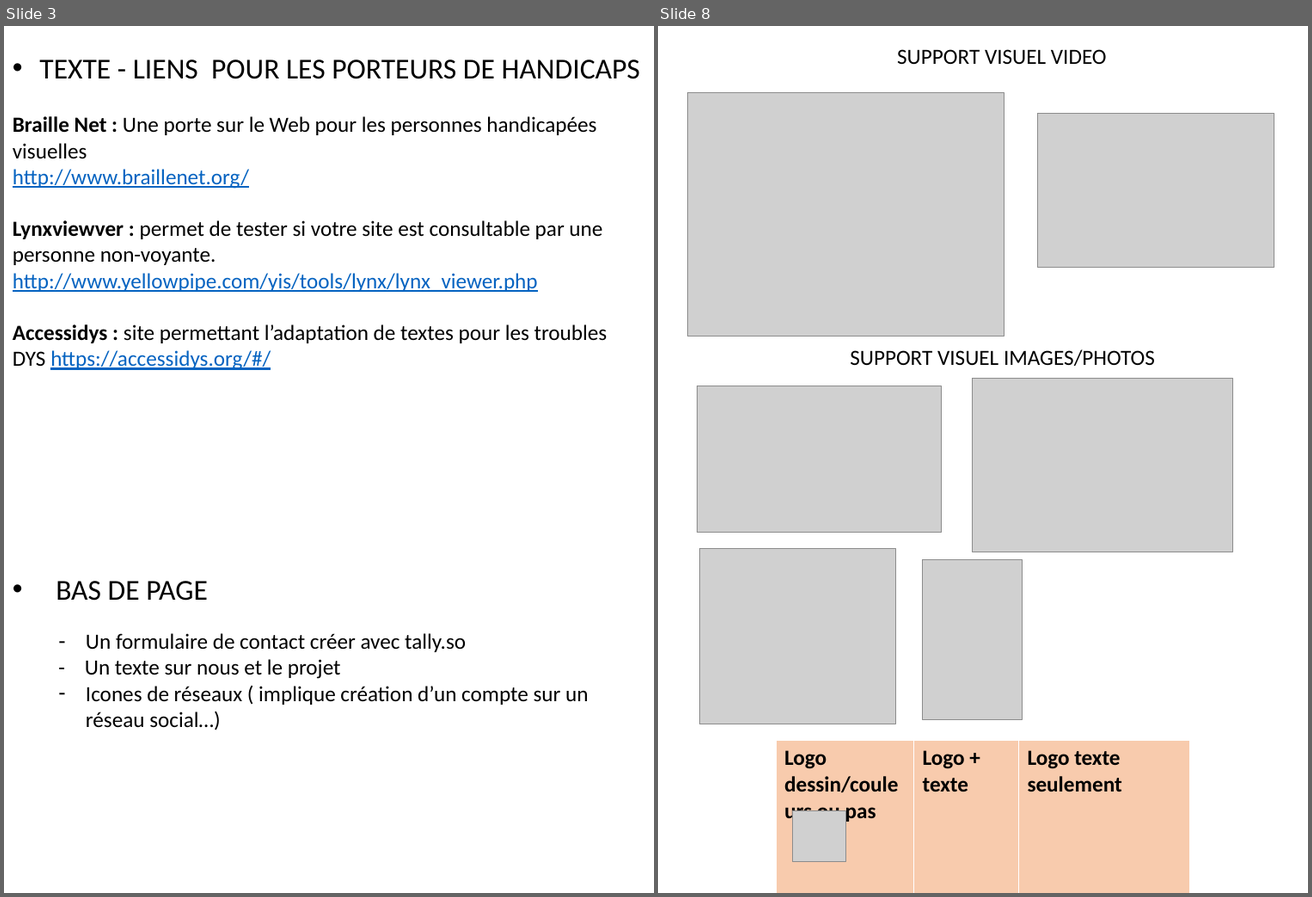
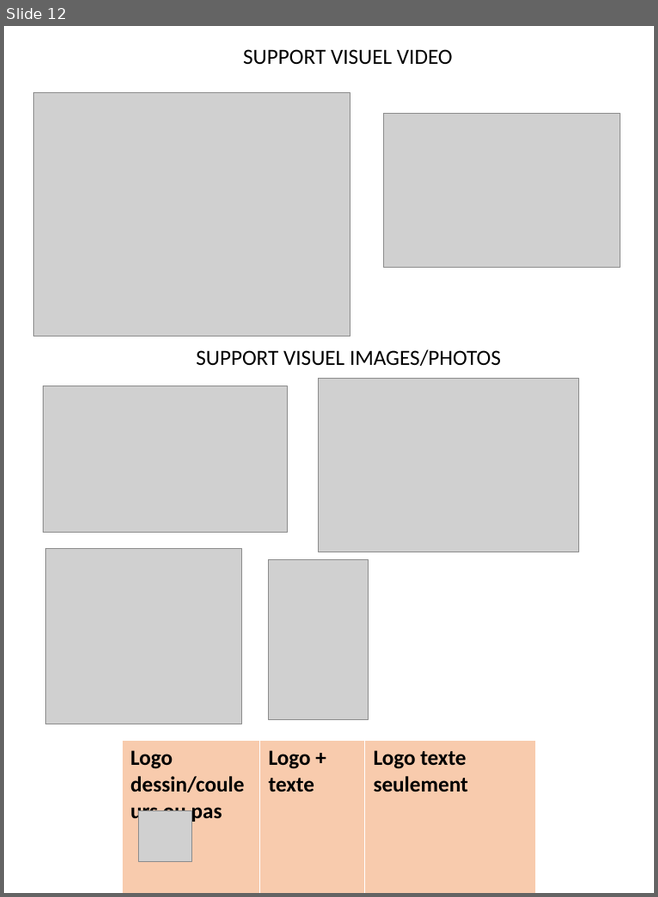
Before and after one commit to Bourg-en-Stress/accessibility, a slide deck: design/mockups/contenu.pptx. Shown side by side, each under a label of ours: slides 3 and 8 before the commit, slide 12 after it; the slides between them are not shown. The pictures are 1312x897 and 658x897 pixels, drawn with LibreOffice and Linux fonts; fonts in the diff are those of the drawing; grey boxes stand for pictures. Boxes give left, top, right and bottom in pixels: in the first picture for what was removed or moved away, otherwise in the second. Text is boxed around its words. In the diff, an @@ line names an element or a change of style, - is before the commit and + after.

```diff
--- a/design/mockups/contenu.pptx
+++ b/design/mockups/contenu.pptx
@@ slide 3 removed at box(4, 26, 654, 893), background #FFFFFF @@
@@ text removed at box(13, 60, 640, 370) @@
-• TEXTE - LIENS POUR LES PORTEURS DE HANDICAPS
-Braille Net : Une porte sur le Web pour les personnes handicapées visuelles
-http://www.braillenet.org/
-Lynxviewver : permet de tester si votre site est consultable par une personne non-voyante.
-http://www.yellowpipe.com/yis/tools/lynx/lynx_viewer.php
-Accessidys : site permettant l’adaptation de textes pour les troubles DYS https://accessidys.org/#/
@@ text removed at box(56, 581, 208, 600) @@
-• BAS DE PAGE
@@ text removed at box(85, 633, 588, 730) @@
-– Un formulaire de contact créer avec tally.so
-- Un texte sur nous et le projet
-– Icones de réseaux ( implique création d’un compte sur un réseau social…)
@@ what was slide 8 is now slide 12 @@
```
Also in this commit, not shown: 6 slides changed, 6 slides added, 3 other files.
